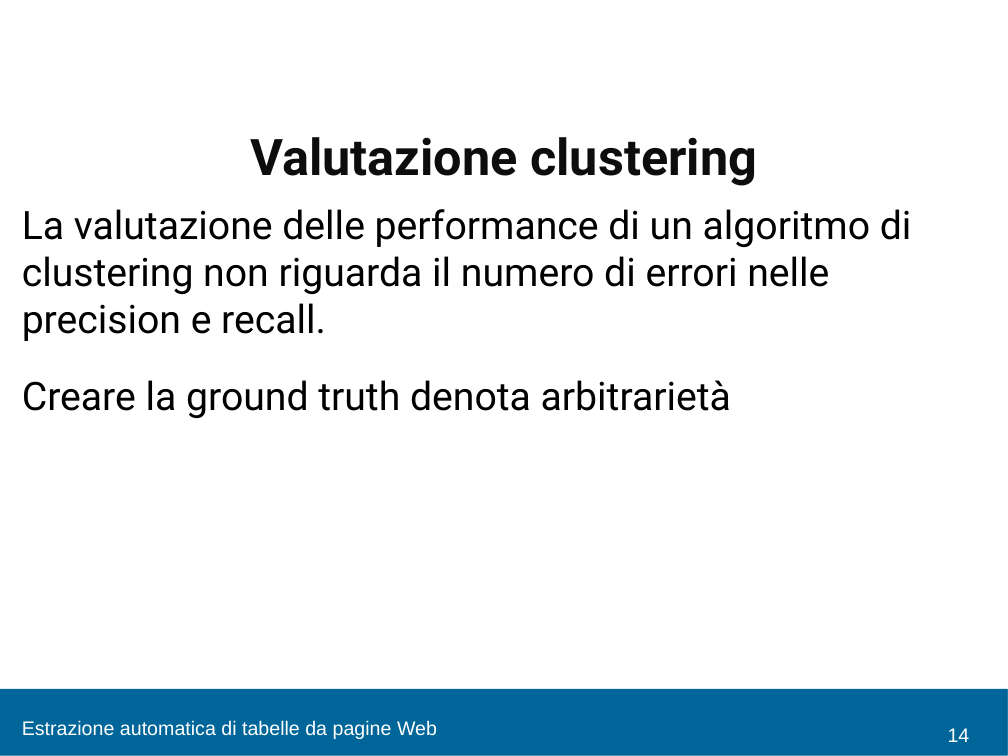
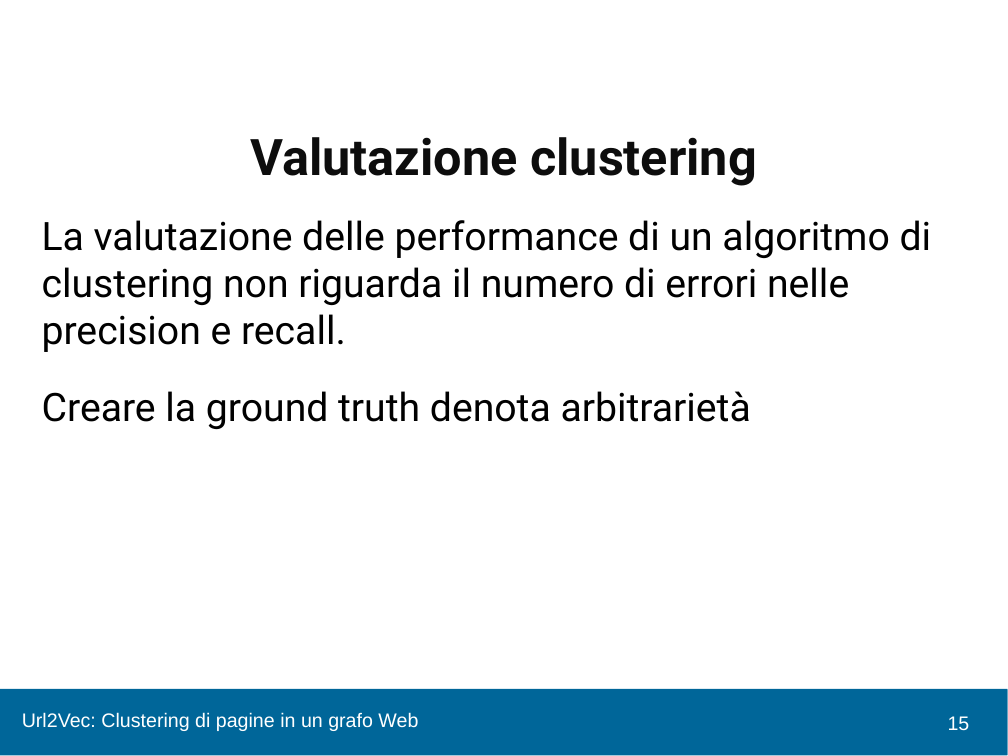
Before and after one commit to chrisPiemonte/Bachelors-Thesis, a slide deck: slide 15 of Slide/Presentaz.pptx (slide 14 before the commit). Drawn at 1008x756 pixels with LibreOffice and Linux fonts; fonts in the diff are those of the drawing; background and template pictures are left out. Boxes give left, top, right and bottom in pixels: in the first picture for what was removed or moved away, otherwise in the second. Text is boxed around its words. In the diff, an @@ line names an element or a change of style, - is before the commit and + after.

```diff
--- a/Slide/Presentaz.pptx
+++ b/Slide/Presentaz.pptx
@@ text "La valutazione delle performance di ...": place and size @@
-text "La valutazione delle performance di ..." at (22,209,912,418)
+text "La valutazione delle performance di ..." at (42,220,932,429)
@@ text at (22,712,418,731): text changed @@
-Estrazione automatica di tabelle da pagine Web
+Url2Vec: Clustering di pagine in un grafo Web
@@ page number added at (948,716,970,731), 14 pt, text #FFFFFF @@
+15
@@ page number removed at (948,728,970,742) @@
-14
```
Also in this commit, not shown: 16 other slides changed, 6 slides added, 5 slides removed.
